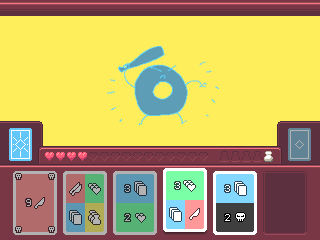
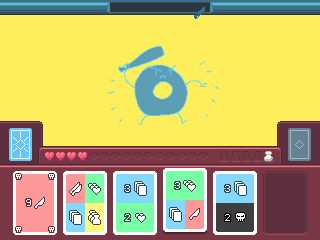
Revision of a layered 320x240 image; what changed, layer by layer:
painted on "Layer 4" over [155, 69, 172, 75]
hid "highlight" over [13, 171, 157, 235]
renamed "Layer 1" to "Layer 12", painted on it over [0, 0, 320, 235]
painted on "Layer 5" over [13, 171, 157, 235]
